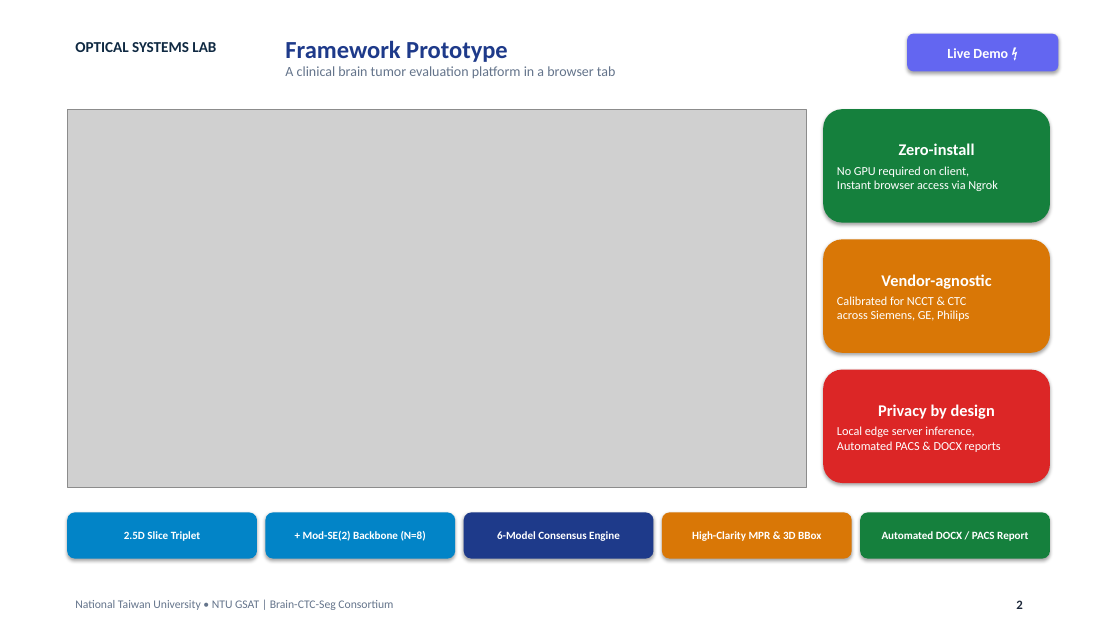
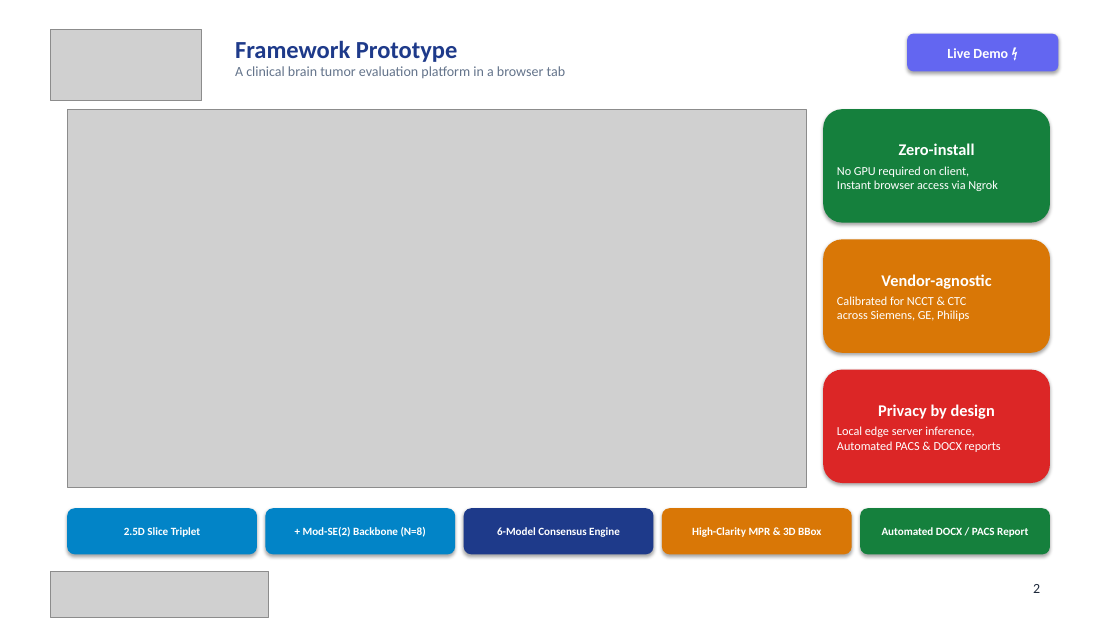
Before and after one commit to MuhammadAliffandy/brain-ctc-seg, a slide deck: slide 2 of Brain_CT_Seg_Client_Presentation.pptx. Drawn at 1120x630 pixels with LibreOffice and Linux fonts; fonts in the diff are those of the drawing; grey boxes stand for pictures. Boxes give left, top, right and bottom in pixels: in the first picture for what was removed or moved away, otherwise in the second. Text is boxed around its words. In the diff, an @@ line names an element or a change of style, - is before the commit and + after.

```diff
--- a/Brain_CT_Seg_Client_Presentation.pptx
+++ b/Brain_CT_Seg_Client_Presentation.pptx
@@ picture added at box(50, 29, 202, 101) @@
@@ text "Framework Prototype": place and size @@
-text "Framework Prototype" at box(285, 40, 616, 78)
+text "Framework Prototype" at box(235, 40, 566, 78)
@@ text removed at box(75, 42, 216, 52) @@
-OPTICAL SYSTEMS LAB
@@ 5 rounded rectangles: place and size @@
-5 rounded rectangles at box(67, 513, 1050, 559)
+5 rounded rectangles at box(67, 508, 1050, 555)
@@ picture added at box(50, 571, 269, 618) @@
@@ text "2": place and size @@
-text "2" at box(1016, 600, 1022, 609)
+text "2" at box(1033, 584, 1040, 593)
@@ text "2" at box(1033, 584, 1040, 593): size 11 to 12 pt, bold off @@
@@ text removed at box(75, 600, 393, 610) @@
-National Taiwan University • NTU GSAT | Brain-CTC-Seg Consortium
```
Also in this commit, not shown: 3 other slides changed, 13 other files.
